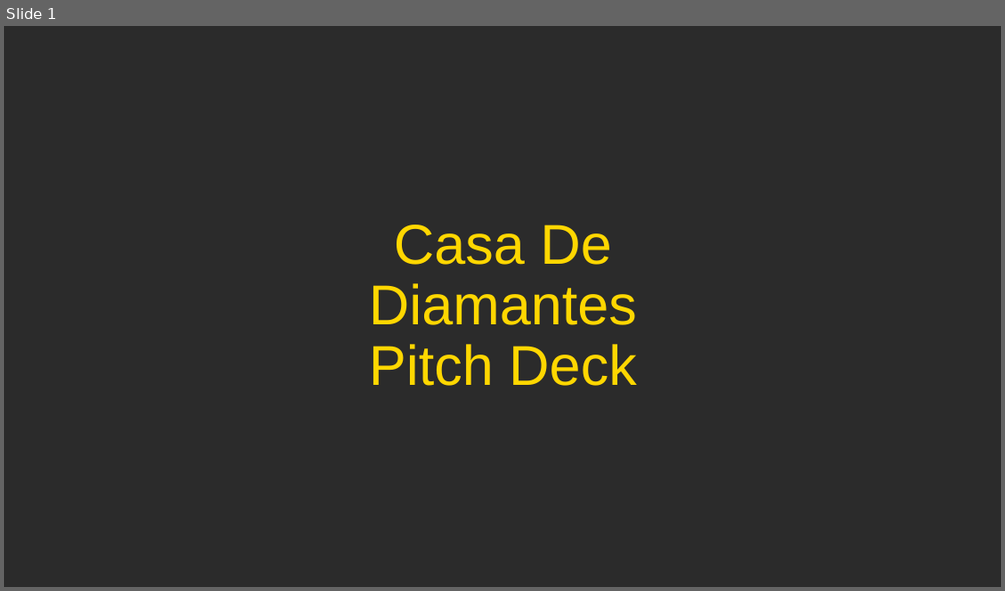
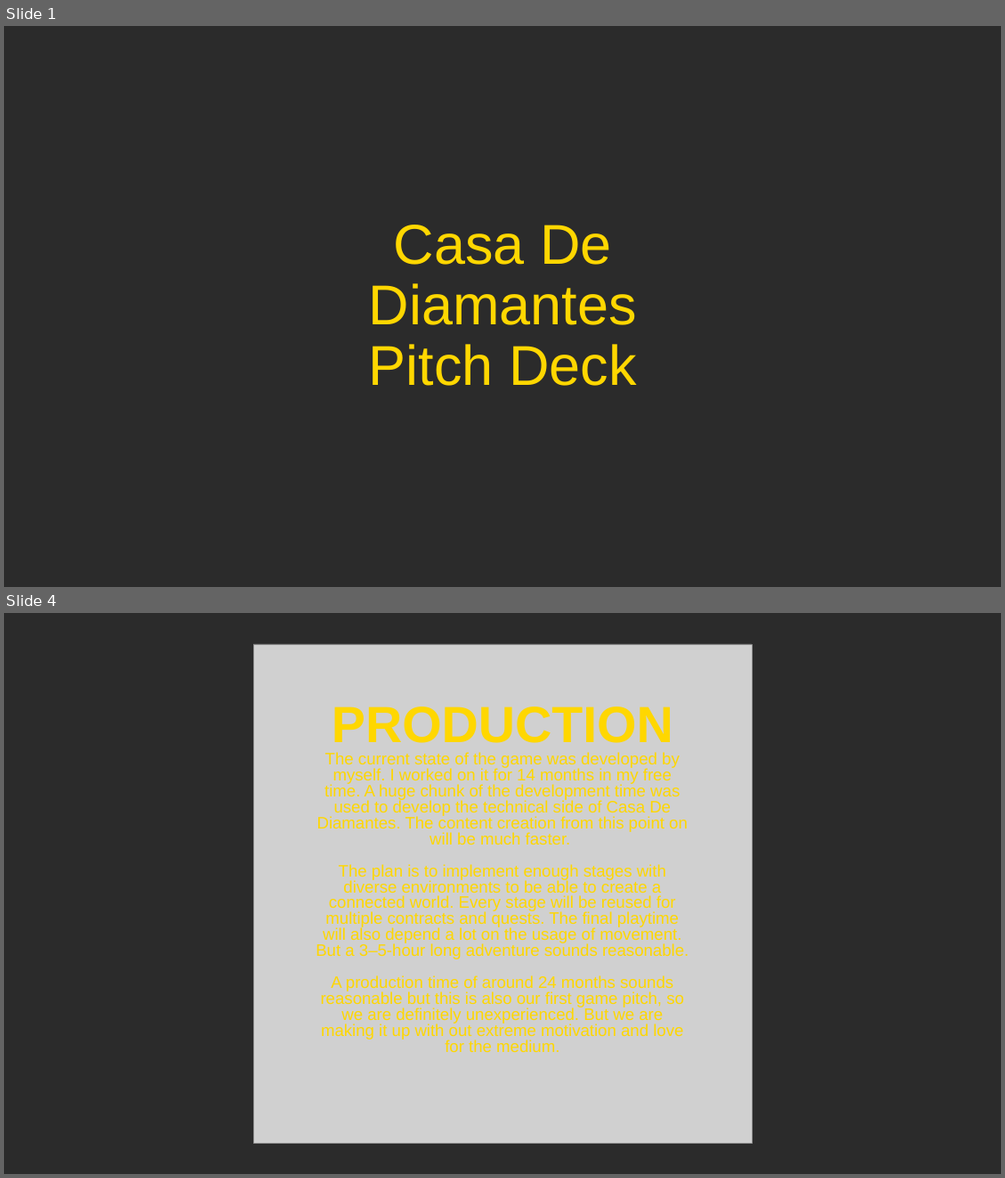
Before and after one commit to SoulPixelIV/casa-de-diamantes, a slide deck: CasaDeDiamantes.odp. Shown one above the other, each under a label of ours: slide 1 before the commit, slides 1 and 4 after it; the slides between them are not shown. The pictures are 1005x591 and 1005x1178 pixels, drawn with LibreOffice and Linux fonts; fonts in the diff are those of the drawing; grey boxes stand for pictures; background and template pictures are left out; a plain dark background stands for a picture behind light text. Boxes give left, top, right and bottom in pixels: in the first picture for what was removed or moved away, otherwise in the second. Text is boxed around its words. In the diff, an @@ line names an element or a change of style, - is before the commit and + after.

```diff
--- a/CasaDeDiamantes.odp
+++ b/CasaDeDiamantes.odp
@@ slide 4 added at <box>4,613,1001,1174</box>, background picture (left out) @@
@@ picture added at <box>253,644,752,1143</box> @@
@@ title added at <box>316,706,688,1052</box>, 16 pt, text #FFD700 @@
+PRODUCTION
+The current state of the game was developed by myself. I worked on it for 14 months in my free time. A huge chunk of the development time was used to develop the technical side of Casa De Diamantes. The content creation from this point on will be much faster.
+The plan is to implement enough stages with diverse environments to be able to create a connected world. Every stage will be reused for multiple contracts and quests. The final playtime will also depend a lot on the usage of movement. But a 3–5-hour long adventure sounds reasonable.
+A production time of around 24 months sounds reasonable but this is also our first game pitch, so we are definitely unexperienced. But we are making it up with out extreme motivation and love for the medium.
```
Also in this commit, not shown: 1 slide changed, 2 other slides added, 3 slides removed, 8 other files.
